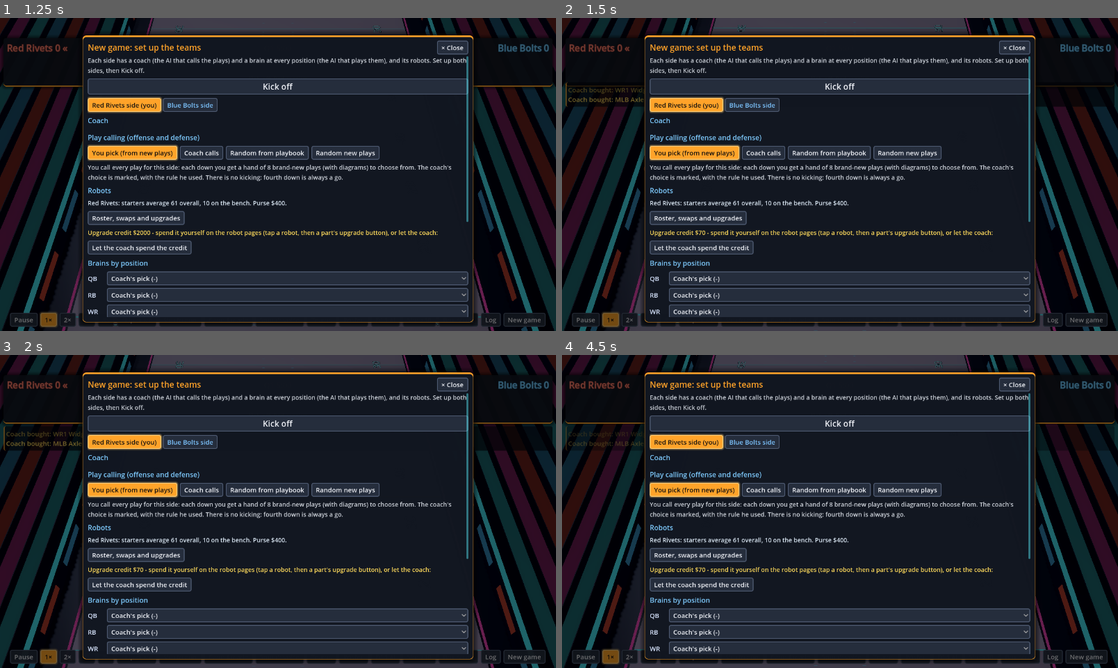
Above: before the commit, frames 1-4 (two rows, left to right).
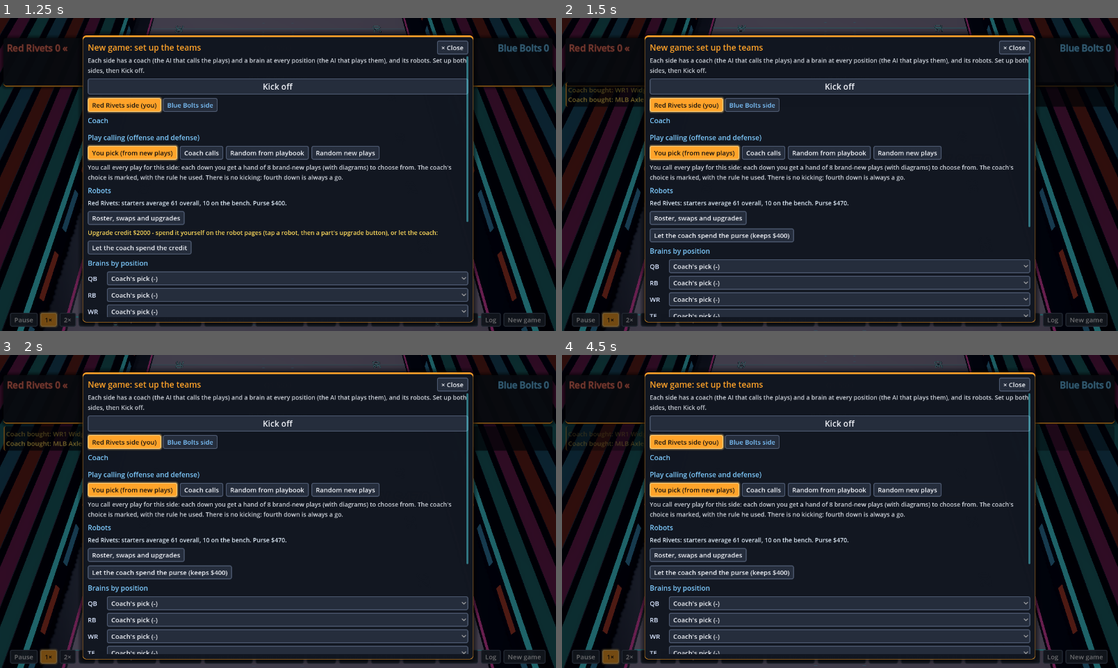
Above: after the commit, the same moments.

Repository: nathandunn/gridiron-career
Game: Godot game, scene res://scenes/Main.tscn
Same seed, same stepped clock (60 frames per second), same inputs: the game is played once before the commit and once after it.
Inputs:
- Up to frame 1 (1.25 s): click "Roster" at 0.5 s
- Up to frame 2 (1.5 s): click "Let the coach spend the credit" at 1.25 s
- Up to frame 3 (2 s): no input
- Up to frame 4 (4.5 s): click "Cam: Arcade" at 2 s; click "Cam: Arcade" at 2.75 s; click "New game" at 3.5 s; click "New game" at 4.25 s

Frame 1 is identical in both runs. In frame 2, 9.1% of the frame differs, in the area x 15-85%, y 58-96%; in frame 3, 9.1%; in frame 4, 9.1%.
Error in both runs: Out of bounds get index '0' (on base: 'Array') (res://scripts/team.gd:14)

Commit message:
Coach's spending shows what it cost and the purse after; leftover credit goes to the purse; roster title shows purse and credit
Co-Authored-By: Claude Opus 5.5 <noreply@anthropic.com>
Claude-Session: https://claude.ai/code/session_01HmE9FLbeVRN99oMBHaGgc2

Diff:
--- a/scripts/career.gd
+++ b/scripts/career.gd
@@ -374,6 +374,11 @@
 	var from_credit := mini(credit(t), spent)
 	data["credit"][t] = credit(t) - from_credit
 	add_money(t, -(spent - from_credit))
+	# credit too small to buy any upgrade is no use as credit: it goes in the purse
+	if credit(t) < 300:
+		add_money(t, credit(t))
+		data["credit"][t] = 0
+	news.push_front("spent $%d; purse now $%d" % [spent, money(t)])
 	for s in st:
 		for k in Robot.PARTS:
 			var now := String(st[s]["parts"][k]["tier"])
--- a/scripts/hud.gd
+++ b/scripts/hud.gd
@@ -1255,7 +1255,8 @@
 		_roster_team = t
 	Career.ensure()
 	var tm := Career.team(_roster_team)
-	var box := _open("Roster · %s · $%d" % [tm["name"], Career.money(_roster_team)])
+	var box := _open("Roster · %s · purse $%d%s" % [tm["name"], Career.money(_roster_team),
+		("  ·  credit $%d" % Career.credit(_roster_team)) if Career.credit(_roster_team) > 0 else ""])
 	_spend_row(box, _roster_team, func(): open_roster())
 	var tabs := HFlowContainer.new()
 	tabs.add_theme_constant_override("h_separation", 6)
@@ -1627,11 +1628,13 @@
 		row.add_child(_button("Let the coach spend the credit", func():
 			var news := Career.coach_spend(t, false)
 			refresh.call()
-			for n in news:
+			toast("COACH %s" % String(news[0]).to_upper() if not news.is_empty() else "NOTHING TO BUY", 2.4)
+			for n in news.slice(1):
 				caption("Coach bought: " + n, false, YELLOW)))
 	if Career.money(t) > 400:
 		row.add_child(_button("Let the coach spend the purse (keeps $400)", func():
 			var news := Career.coach_spend(t, true)
 			refresh.call()
-			for n in news:
+			toast("COACH %s" % String(news[0]).to_upper() if not news.is_empty() else "NOTHING TO BUY", 2.4)
+			for n in news.slice(1):
 				caption("Coach bought: " + n, false, YELLOW)))
